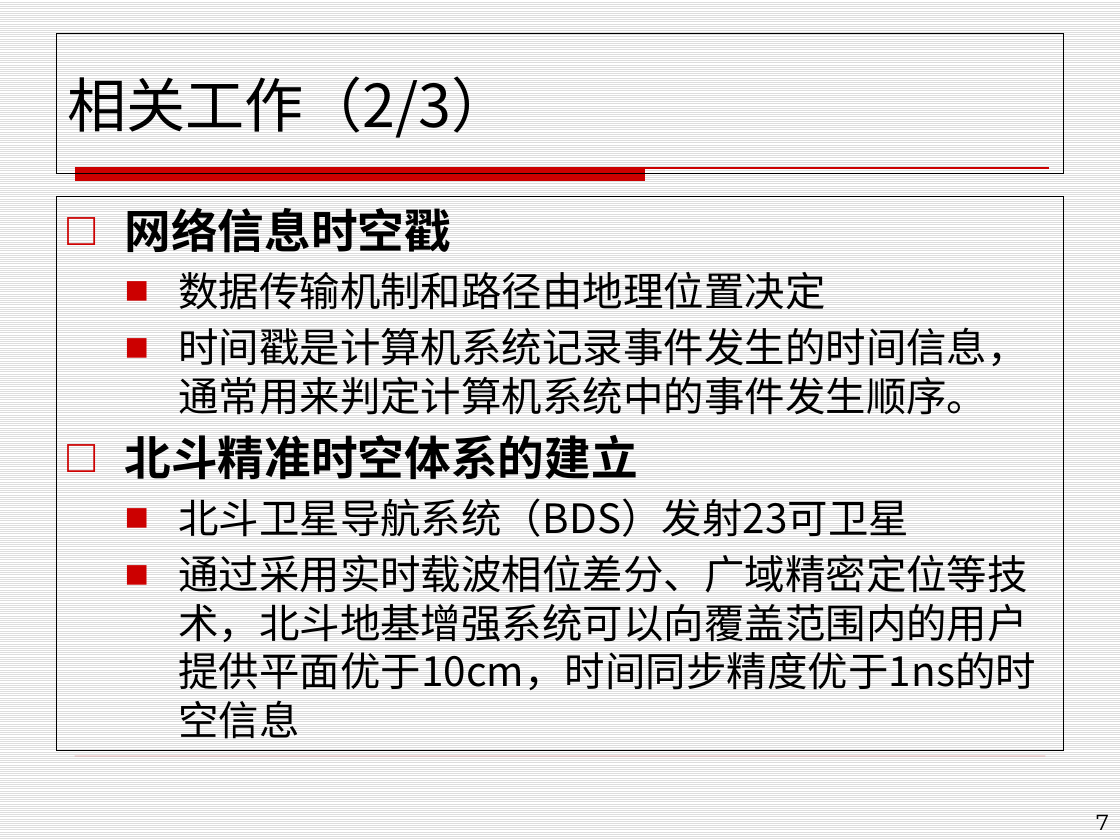
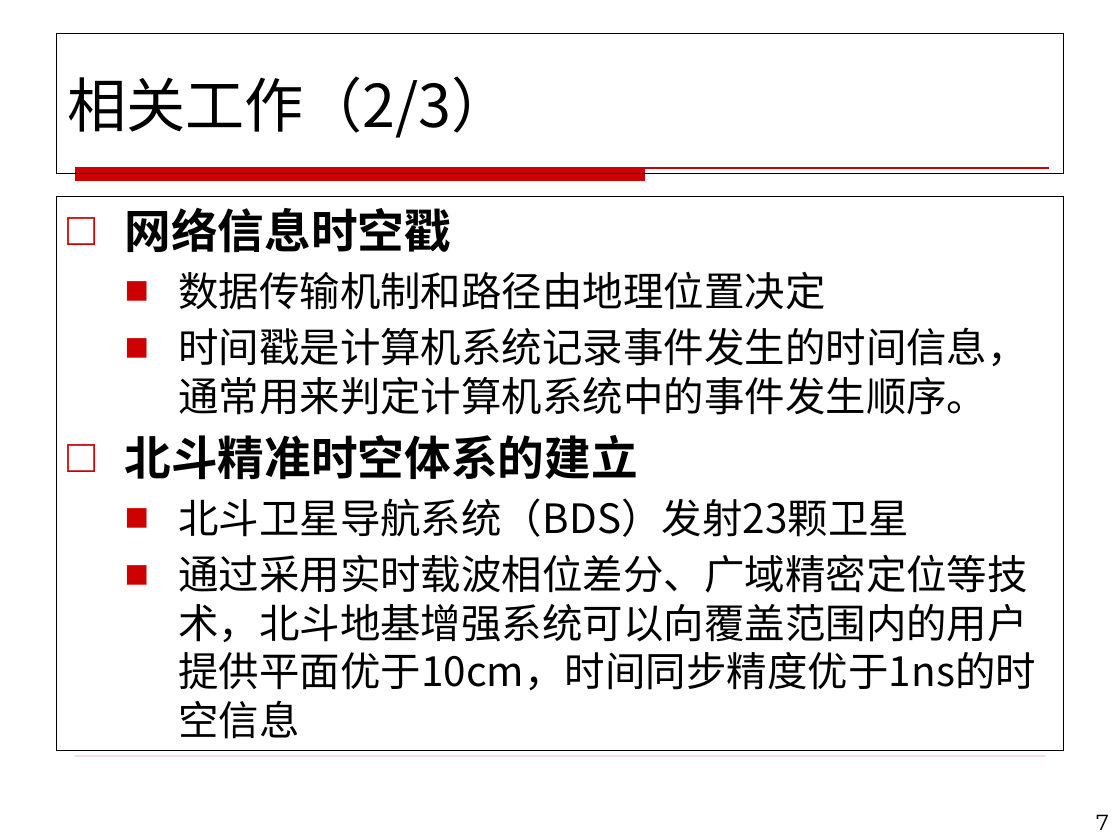
Before and after one commit to henryzhao/graduate, a slide deck: slide 7 of 赵玉琦硕士论文答辩.pptx. Drawn at 1120x840 pixels with LibreOffice and Linux fonts; fonts in the diff are those of the drawing; background and template pictures are left out. Boxes give left, top, right and bottom in pixels: in the first picture for what was removed or moved away, otherwise in the second. Text is boxed around its words. In the diff, an @@ line names an element or a change of style, - is before the commit and + after.

```diff
--- a/赵玉琦硕士论文答辩.pptx
+++ b/赵玉琦硕士论文答辩.pptx
@@ background pattern #DDDDDD on #FFFFFF to #FFFFFF @@
@@ text at [178, 498, 909, 537]: text changed @@
-  ■ 北斗卫星导航系统（BDS）发射23可卫星
+  ■ 北斗卫星导航系统（BDS）发射23颗卫星
```
Also in this commit, not shown: 19 other slides changed, 13 slides added, 14 slides removed, 3 other files.
